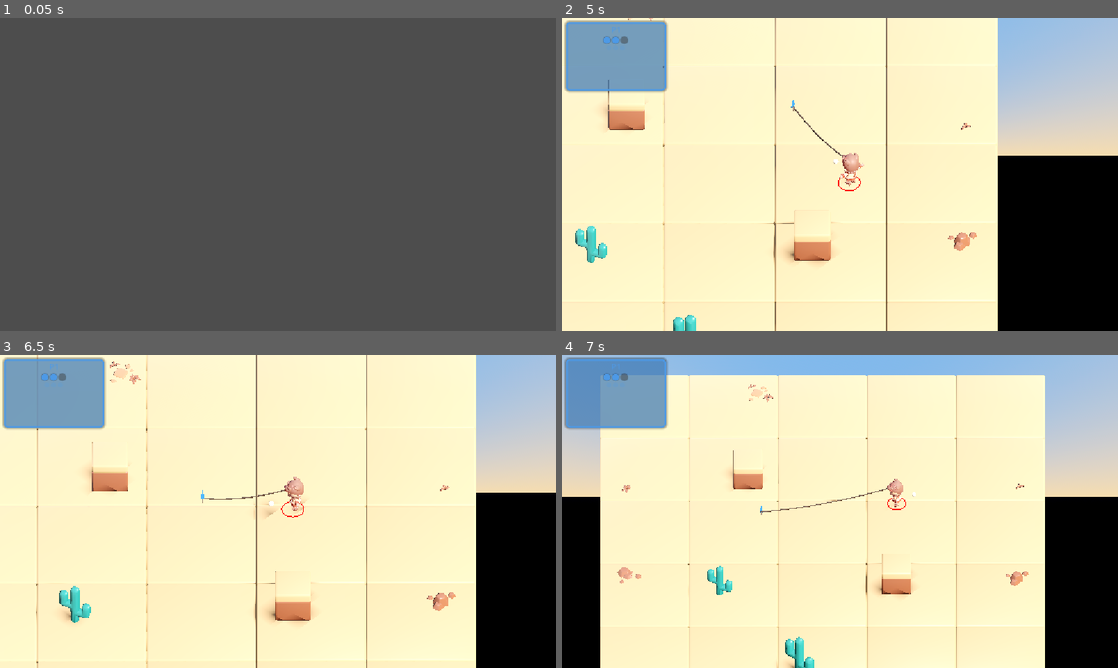
Above: before the commit, frames 1-4 (two rows, left to right).
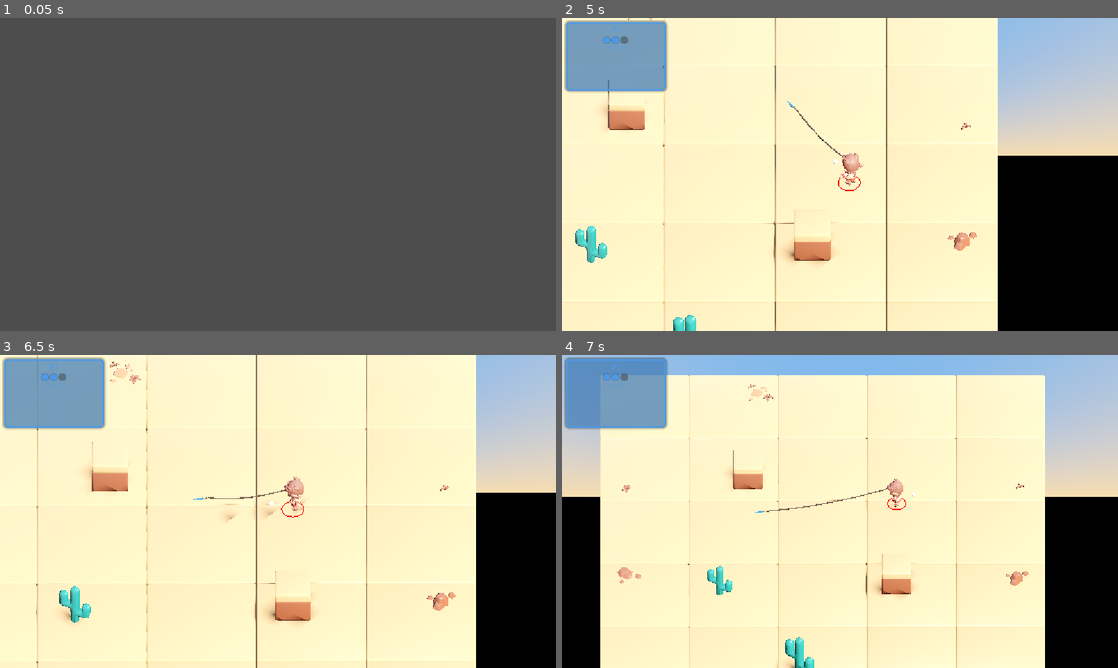
Above: after the commit, the same moments.

Repository: haotsai101/ropedart-arena
Game: Godot game, scene res://tests/test_player_map_boundary.tscn
Two runs of this game, one before a commit and one after it. Both use one fixed random seed, a clock stepped at 60 frames per second and the inputs below. This scene is started directly instead of the project's main scene.
Inputs (mouse positions are in pixels of both pictures, inside the frame that each line leads up to):
- Up to frame 1 (0.05 s): no input
- Up to frame 2 (5 s): tap Enter (ui_accept) at 0.5, 0.77, 2, 3.77 s; move the mouse to (962, 158) at 0.52 s; hold Right (ui_right) 0.53-1.25 s; tap B at 0.6 s; click (962, 158) at 0.67 s; drag from (728, 190) to (812, 237) at 1.27 s; move the mouse to (895, 105) at 2.02 s; hold Right (ui_right) 2.03-2.75 s; tap R at 2.1 s; drag from (812, 237) to (673, 127) at 2.77 s; move the mouse to (1006, 221) at 3.52 s; hold Left (ui_left) 3.53-4.25 s; tap Backspace at 3.6 s; drag from (673, 127) to (756, 96) at 4.27 s
- Up to frame 3 (6.5 s): move the mouse to (305, 511) at 5.02 s; hold Down (ui_down) 5.03-5.75 s; hold Shift 5.03-5.75 s; click (305, 511) at 5.17 s; drag from (194, 433) to (166, 527) at 5.77 s
- Up to frame 4 (7 s): move the mouse to (962, 495) at 6.52 s; hold Up (ui_up) from 6.53 s (still down); tap B at 6.6 s; tap Enter (ui_accept) at 6.77 s

Frame 1 is identical in both runs. In frame 2, less than 0.1% of the frame differs, in the area x 40-51%, y 26-44%; in frame 3, less than 0.1%, in the area x 34-50%, y 43-54%; in frame 4, less than 0.1%.

Commit message:
fix: orient dagger blade outward, attach rope at the pommel
Two real bugs found via a direct raw-glTF byte inspection (not by
re-importing into Blender, which silently converts back from glTF's
Y-up to Blender's Z-up and hides the actual axes): the Blender-to-glTF
export conversion put the blade's length on local Z (tip at -0.55,
pommel at +0.315), not Y as previously assumed, and the dagger was
never explicitly oriented anywhere -- it was rendering at whatever
default rotation each model picked up, which is why it didn't read as
"pointing outward."

Rather than a fixed bone-local rotation offset (tried first, then
discarded): the handslot.r bone's own world orientation changes
constantly as Idle_A/Walking_A/Sword_Idle each pose the arm
differently, so any single baked-in rotation would only look right in
whichever pose it was tuned against. Instead, blade orientation is now
computed fresh in world space every frame for all three dagger
instances:
- Static held dagger: blade (-Z) points along the character's current
  facing direction (_facing_dir).
- Charge-spin dagger: blade points radially outward along the spin
  offset (away from the pivot).
- Thrown/anchored/recalling dagger (rope_dart.gd): blade points away
  from wherever the rope currently comes from (the owner's current
  position) -- one rule that covers all three dart states instead of
  three special cases, and stays correct even if the owner moves after
  the dart's already flying/anchored.

The rope now also attaches at the dagger's actual pommel
(DAGGER_POMMEL_OFFSET, measured the same way) instead of the model's
origin, in both rope_dart.gd's thrown-state rope and the charge-spin's
rope.

Also answered (not a code change): the rope dart's flight is
intentionally flat/gravity-free -- CLAUDE.md's core invariant is that
ALL gameplay math in this project runs as Vector2 on the XZ plane,
with height as a fixed rendering offset, never real Y-axis physics.
This applies to every player and system in the game, not just this
weapon.

Co-Authored-By: Claude Sonnet 5 <noreply@anthropic.com>
Claude-Session: https://claude.ai/code/session_019aCxs6gZU2bEG9ijQUiYXu

Diff:
--- a/scripts/player.gd
+++ b/scripts/player.gd
@@ -39,6 +39,16 @@
 const CHARGE_SPIN_RADIUS: float = 0.35
 const CHARGE_SPIN_SPEED_MIN: float = TAU * 3.0  # ~3 rev/sec at the start of a charge
 const CHARGE_SPIN_SPEED_MAX: float = TAU * 7.0  # ~7 rev/sec at a full charge
+## dart_head.glb's own local geometry, measured directly off its exported
+## glTF vertex data (NOT by re-importing into Blender, which silently
+## converts back from glTF's Y-up to Blender's Z-up and hides the real
+## axes): blade tip at local Z=-0.55, pommel at local Z=+0.315 -- so "blade
+## forward" is local -Z, and a rope should attach at the pommel end
+## (DAGGER_POMMEL_OFFSET), not the model's origin. Duplicated from
+## rope_dart.gd's own copy of this same constant/comment rather than shared
+## across the two scripts -- see HITBOX_DEBUG_RADIUS for this codebase's
+## existing precedent on tolerating small hand-synced duplication like this.
+const DAGGER_POMMEL_OFFSET: float = 0.315
 ## Once a charge hits MAX_CHARGE_TIME, "Sword_Idle" is already holding its
 ## final frame (it's a one-shot clip, not looped -- see LOOPING_CLIPS'
 ## comment) -- a small fast tremble on top of that held pose reads as
@@ -482,19 +492,40 @@
 	var offset: Vector3 = forward_3d * (cos(_charge_spin_angle) * CHARGE_SPIN_RADIUS) \
 		+ Vector3.UP * (sin(_charge_spin_angle) * CHARGE_SPIN_RADIUS)
 	var pivot: Vector3 = _dagger_in_hand.global_position
+	var dart_world: Vector3 = pivot + offset
 	_charge_spin_dart.visible = true
-	_charge_spin_dart.global_position = pivot + offset
+	_charge_spin_dart.global_position = dart_world
 
 	var length: float = offset.length()
 	if length < 0.001:
 		_charge_spin_rope.visible = false
 		return
+	var out_dir: Vector3 = offset / length
+	# Blade points radially outward (away from the pivot, the same direction
+	# the dart is currently orbiting toward) -- local -Z, per
+	# DAGGER_POMMEL_OFFSET's comment on the model's own axes.
+	var z_axis: Vector3 = -out_dir
+	var basis_seed: Vector3 = Vector3.RIGHT if absf(z_axis.dot(Vector3.UP)) > 0.99 else Vector3.UP
+	var x_axis: Vector3 = basis_seed.cross(z_axis).normalized()
+	var y_axis: Vector3 = z_axis.cross(x_axis).normalized()
+	_charge_spin_dart.global_transform.basis = Basis(x_axis, y_axis, z_axis)
+
+	# Rope attaches at the pommel (opposite end from the outward-pointing
+	# blade), not the dart's origin -- pommel sits DAGGER_POMMEL_OFFSET back
+	# toward the pivot along the same radial line.
+	var pommel_world: Vector3 = dart_world - out_dir * DAGGER_POMMEL_OFFSET
+	var rope_length: float = pivot.distance_to(pommel_world)
+	if rope_length < 0.001:
+		_charge_spin_rope.visible = false
+		return
 	_charge_spin_rope.visible = true
-	var y_axis: Vector3 = offset / length
-	var basis_seed: Vector3 = Vector3.RIGHT if absf(y_axis.dot(Vector3.UP)) > 0.99 else Vector3.UP
-	var x_axis: Vector3 = basis_seed.cross(y_axis).normalized()
-	var z_axis: Vector3 = x_axis.cross(y_axis).normalized()
-	_charge_spin_rope.global_transform = Transform3D(Basis(x_axis, y_axis * length, z_axis), pivot + offset * 0.5)
+	var rope_y_axis: Vector3 = (pommel_world - pivot) / rope_length
+	var rope_seed: Vector3 = Vector3.RIGHT if absf(rope_y_axis.dot(Vector3.UP)) > 0.99 else Vector3.UP
+	var rope_x_axis: Vector3 = rope_seed.cross(rope_y_axis).normalized()
+	var rope_z_axis: Vector3 = rope_x_axis.cross(rope_y_axis).normalized()
+	_charge_spin_rope.global_transform = Transform3D(
+		Basis(rope_x_axis, rope_y_axis * rope_length, rope_z_axis), pivot + (pommel_world - pivot) * 0.5
+	)
 
 
 func _find_skeleton(node: Node) -> Skeleton3D:
@@ -621,6 +652,23 @@
 		var dir3 := Vector3(facing_target.x, 0.0, facing_target.y).normalized()
 		var desired_quat: Quaternion = Basis.looking_at(-dir3, Vector3.UP).get_rotation_quaternion()
 		player_mesh.quaternion = player_mesh.quaternion.slerp(desired_quat, clampf(12.0 * delta, 0.0, 1.0))
+
+	# The held dagger's blade points outward along the character's current
+	# facing, computed fresh in world space every frame rather than as a
+	# fixed rotation on the handslot.r attachment -- the hand bone's own
+	# world orientation constantly changes as Idle_A/Walking_A/Sword_Idle
+	# each pose the arm differently, so any single baked-in local rotation
+	# would only look right in whichever pose it was tuned against. See
+	# DAGGER_POMMEL_OFFSET's comment for the model's own local -Z = "blade
+	# forward" axis.
+	if _static_dagger_mesh != null:
+		var dagger_forward: Vector3 = Vector3(_facing_dir.x, 0.0, _facing_dir.y)
+		if dagger_forward.length() > 0.001:
+			var dz_axis: Vector3 = -dagger_forward.normalized()
+			var d_seed: Vector3 = Vector3.RIGHT if absf(dz_axis.dot(Vector3.UP)) > 0.99 else Vector3.UP
+			var dx_axis: Vector3 = d_seed.cross(dz_axis).normalized()
+			var dy_axis: Vector3 = dz_axis.cross(dx_axis).normalized()
+			_static_dagger_mesh.global_transform.basis = Basis(dx_axis, dy_axis, dz_axis)
 
 	# Subtle procedural bob for extra juice — real leg/arm swing is now
 	# animation-driven, so this only needs to be a light vertical accent.
--- a/scripts/rope_dart.gd
+++ b/scripts/rope_dart.gd
@@ -75,6 +75,14 @@
 ## mostly reeled back in during RECALLING).
 const ROPE_SAG_FACTOR: float = 0.12
 const ROPE_SAG_MAX: float = 0.35
+
+## dart_head.glb's own local geometry, measured directly off its exported
+## glTF vertex data (NOT by re-importing into Blender, which silently
+## converts back from glTF's Y-up to Blender's Z-up and hides the real
+## axes): blade tip at local Z=-0.55, pommel at local Z=+0.315 -- so "blade
+## forward" is local -Z, and the rope should attach at the pommel end
+## (DAGGER_POMMEL_OFFSET), not the model's origin.
+const DAGGER_POMMEL_OFFSET: float = 0.315
 
 var state: int = State.FLYING
 var owner_player: Node3D = null
@@ -319,13 +327,36 @@
 	var height: float = visual_height if state == State.FLYING else visual_height * 0.25
 	var mid_y: float = owner_player.global_position.y + height
 	head_mesh.global_position = Vector3(head_2d.x, mid_y, head_2d.y)
+
+	# Blade points away from wherever the rope currently comes from (the
+	# owner) -- covers FLYING (roughly dir_2d, but stays correct even if the
+	# owner moves mid-flight), ANCHORED (re-orients if the owner walks around
+	# it), and RECALLING (blade trails, pommel leads back toward the owner)
+	# with one rule instead of three special cases. Falls back to dir_2d
+	# only in the degenerate case of head_2d and the owner coinciding.
+	var owner_pos_2d: Vector2 = owner_player.get_pos_2d()
+	var blade_dir_2d: Vector2 = head_2d - owner_pos_2d
+	if blade_dir_2d.length() < 0.01:
+		blade_dir_2d = dir_2d
+	if blade_dir_2d.length() > 0.001:
+		var blade_forward: Vector3 = Vector3(blade_dir_2d.x, 0.0, blade_dir_2d.y).normalized()
+		var z_axis: Vector3 = -blade_forward
+		var basis_seed: Vector3 = Vector3.RIGHT if absf(z_axis.dot(Vector3.UP)) > 0.99 else Vector3.UP
+		var x_axis: Vector3 = basis_seed.cross(z_axis).normalized()
+		var y_axis: Vector3 = z_axis.cross(x_axis).normalized()
+		head_mesh.global_transform.basis = Basis(x_axis, y_axis, z_axis)
+
 	_update_rope()
 
 
 func _update_rope() -> void:
 	var owner_pos_2d: Vector2 = owner_player.get_pos_2d()
 	var from: Vector3 = Vector3(owner_pos_2d.x, owner_player.global_position.y + rope_hand_height, owner_pos_2d.y)
-	var to: Vector3 = head_mesh.global_position
+	# Attach at the dagger's pommel (DAGGER_POMMEL_OFFSET along its own local
+	# +Z), not its origin -- transforming by head_mesh's full global
+	# transform (not just its position) so this follows the blade's current
+	# orientation too.
+	var to: Vector3 = head_mesh.global_transform * Vector3(0.0, 0.0, DAGGER_POMMEL_OFFSET)
 	var total_length: float = from.distance_to(to)
 	if total_length < 0.05:
 		for seg in _rope_segments:
